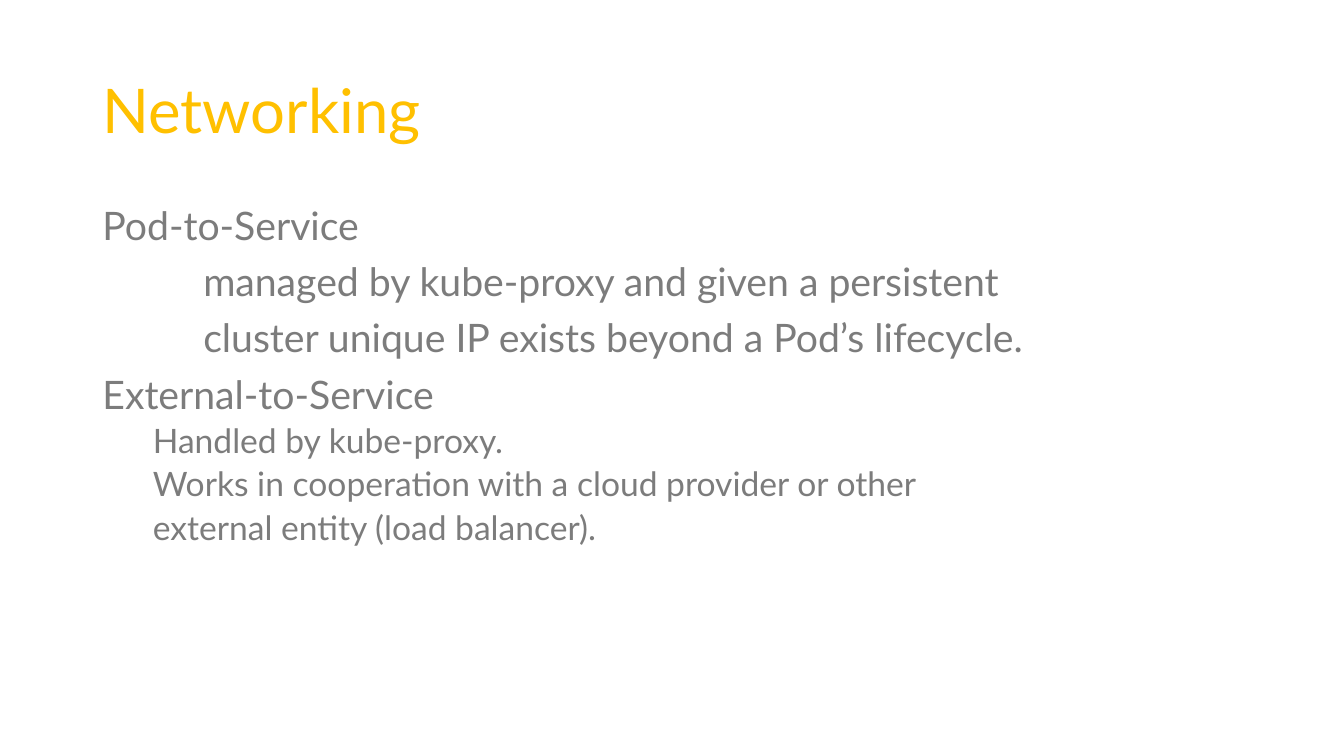
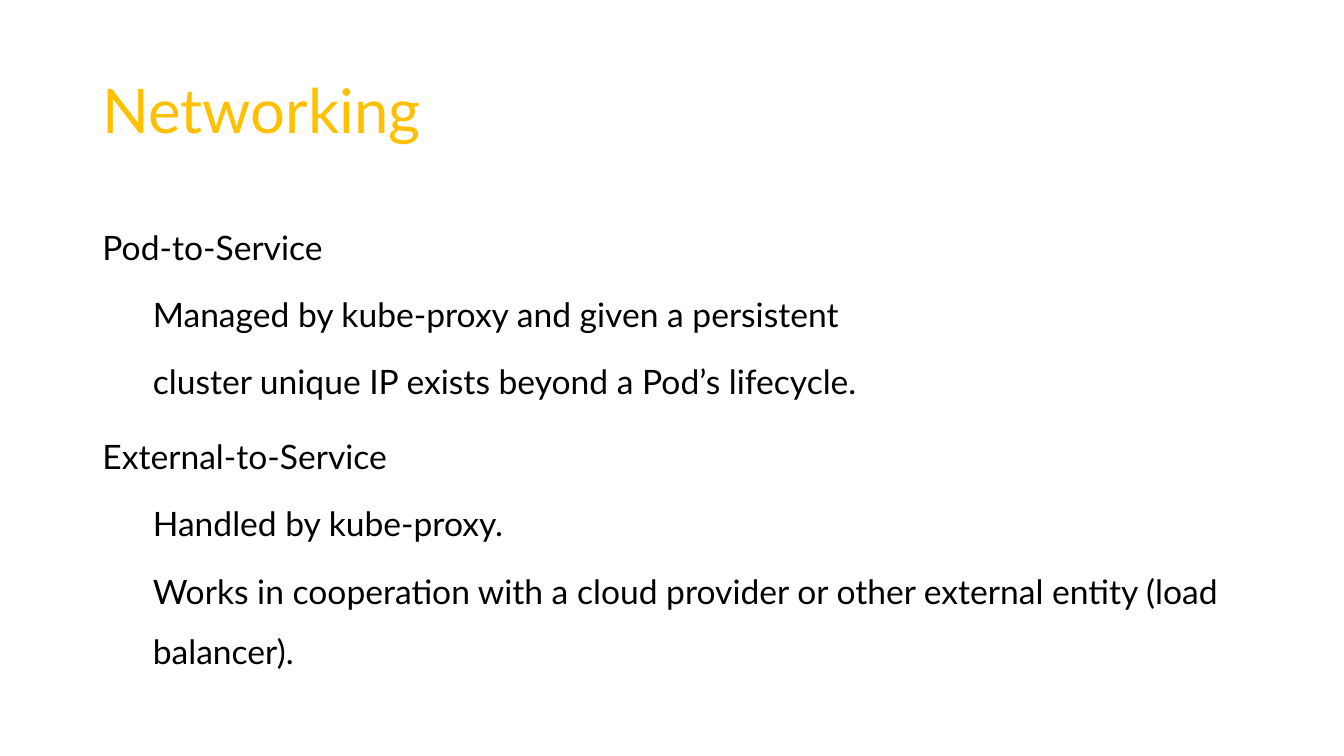
Before and after one commit to tarunp/kubernetes, a slide deck: slide 22 of Kubernetes.pptx. Drawn at 1344x756 pixels with LibreOffice and Linux fonts; fonts in the diff are those of the drawing; background and template pictures are left out. Boxes give left, top, right and bottom in pixels: in the first picture for what was removed or moved away, otherwise in the second. Text is boxed around its words. In the diff, an @@ line names an element or a change of style, - is before the commit and + after.

```diff
--- a/Kubernetes.pptx
+++ b/Kubernetes.pptx
@@ text at <box>102,235,857,542</box>: size 28 to 24 pt in "Pod-to-Service", "cluster unique IP exists beyond a Pod’s ...", "External-to-Service"; text colour #7C7C7C to #000000 in "Pod-to-Service", "cluster unique IP exists beyond a Pod’s ...", "External-to-Service", "Handled by kube-proxy."; line spacing 0.9 to 1.5; list level 1 to 2 in "cluster unique IP exists beyond ..." @@
@@ text at <box>153,302,838,333</box>: text changed; size 28 to 24 pt; text colour #7C7C7C to #000000 @@
-managed by kube-proxy and given a persistent
+  Managed by kube-proxy and given a persistent
@@ text at <box>153,578,1217,669</box>: text changed; text colour #7C7C7C to #000000 @@
-  Works in cooperation with a cloud provider or other
-  external entity (load balancer).
+  Works in cooperation with a cloud provider or other external entity (load balancer).
```
Also in this commit, not shown: 20 other slides changed.
